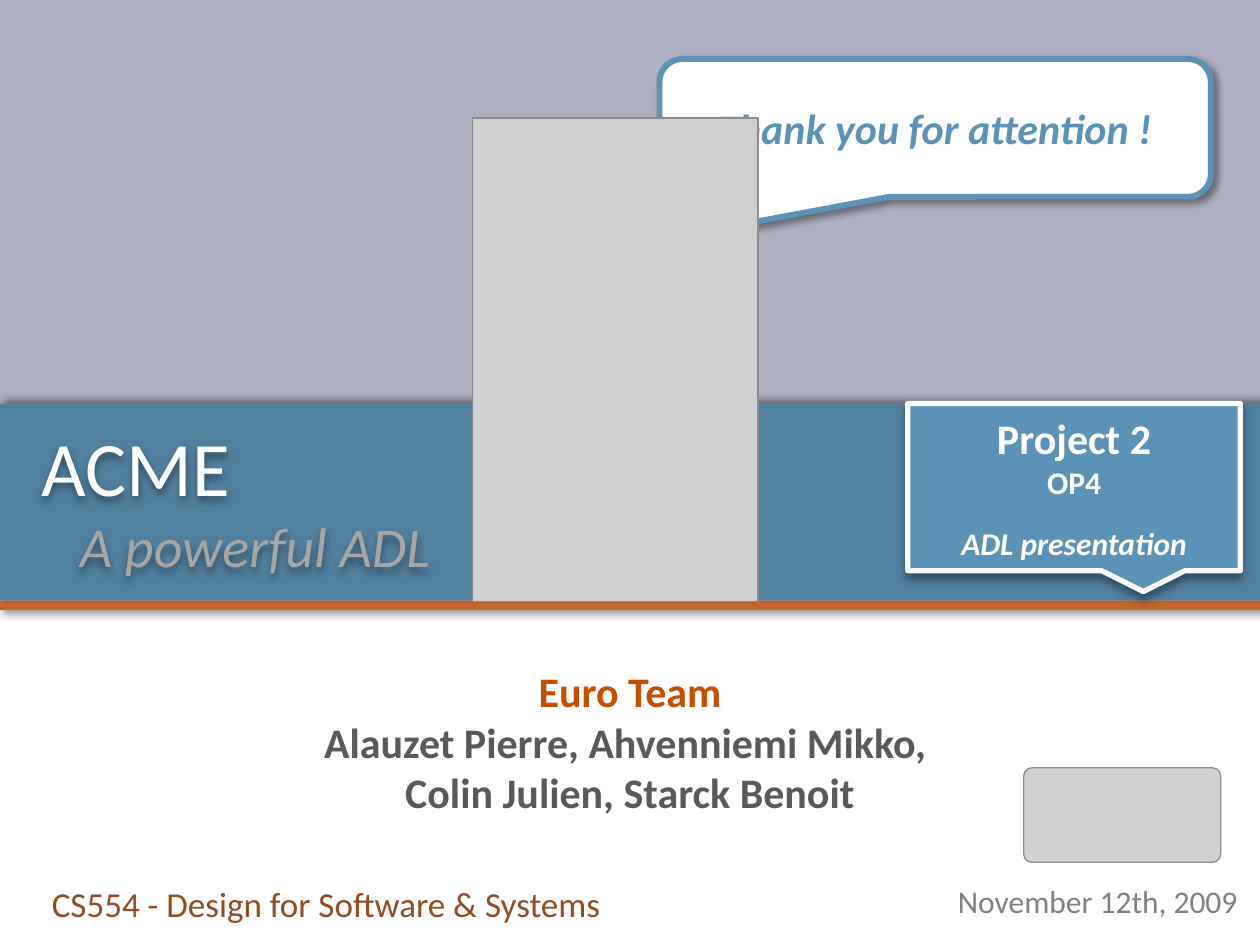
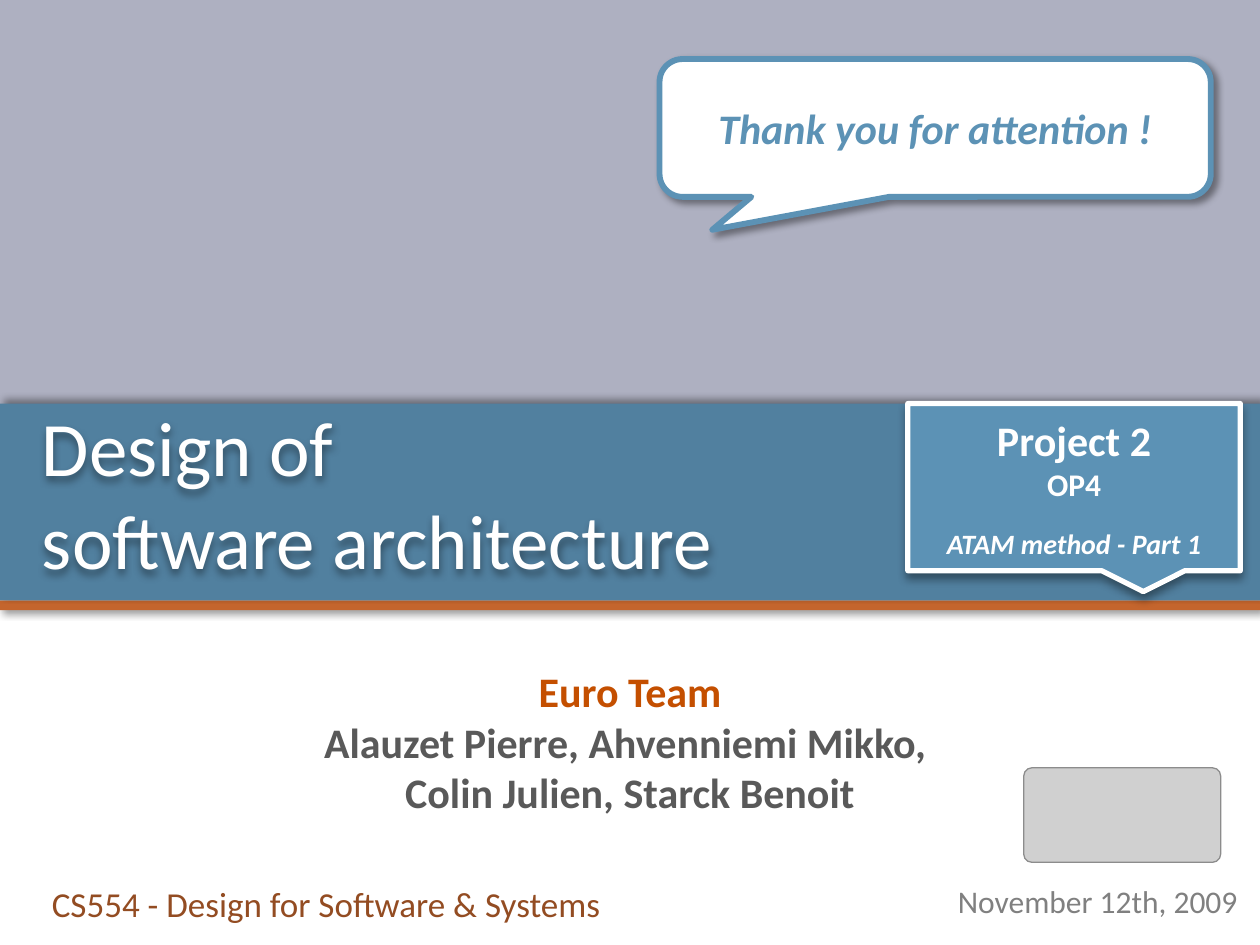
Before and after one commit to pierrealauzet/euroteam, a slide deck: slide 15 of Project 2/Part1/CS554_EuroTeam_Project2_OP4.pptx (slide 8 before the commit). Drawn at 1260x945 pixels with LibreOffice and Linux fonts; fonts in the diff are those of the drawing; grey boxes stand for pictures. Boxes give left, top, right and bottom in pixels: in the first picture for what was removed or moved away, otherwise in the second. Text is boxed around its words. In the diff, an @@ line names an element or a change of style, - is before the commit and + after.

```diff
--- a/Project 2/Part1/CS554_EuroTeam_Project2_OP4.pptx
+++ b/Project 2/Part1/CS554_EuroTeam_Project2_OP4.pptx
@@ picture removed at [472, 118, 759, 602] @@
@@ title at [42, 423, 712, 571]: text changed; size 32 to 44 pt; text colour #A6A6A6 to #FFFFFF; italic off @@
-ACME
-A powerful ADL
+Design of
+software architecture
@@ text in speech box at [947, 534, 1201, 554]: text changed; size 18 to 16 pt @@
-ADL presentation
+ATAM method - Part 1
```
Also in this commit, not shown: 7 other slides changed, 7 slides added, 1 slide removed, 1 other file.
